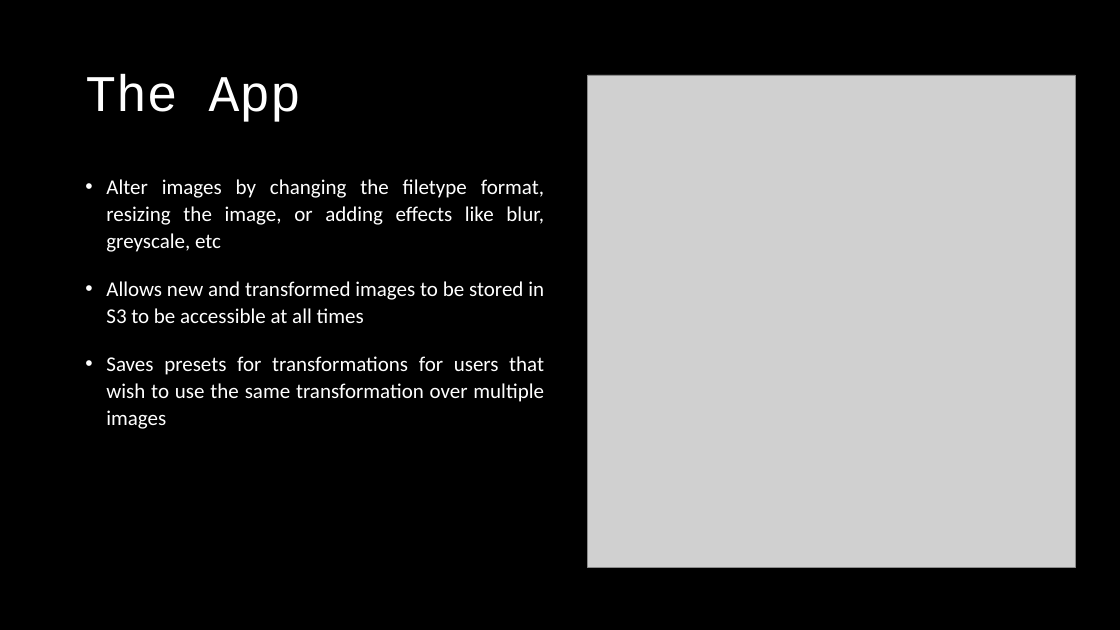
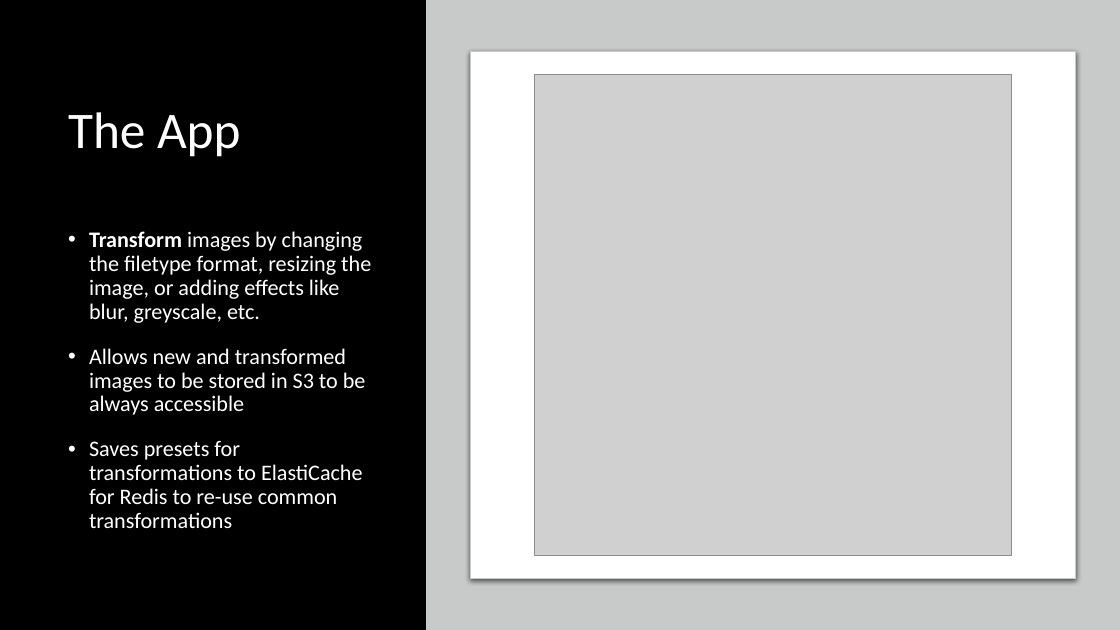
Before and after one commit to notallheroeswearcapes/picpro, a slide deck: slide 2 of Demo Slides.pptx. Drawn at 1120x630 pixels with LibreOffice and Linux fonts; fonts in the diff are those of the drawing; grey boxes stand for pictures. Boxes give left, top, right and bottom in pixels: in the first picture for what was removed or moved away, otherwise in the second. Text is boxed around its words. In the diff, an @@ line names an element or a change of style, - is before the commit and + after.

```diff
--- a/Demo Slides.pptx
+++ b/Demo Slides.pptx
@@ rectangle added at [426,0,1120,630], fill #C8CACA @@
@@ title "The App": place and size @@
-title "The App" at [85,73,301,122]
+title "The App" at [68,112,241,157]
@@ title "The App" at [68,112,241,157]: font Courier New to Calibri @@
@@ rounded rectangle added at [471,51,1075,579], fill #FFFFFF, outline #C8CACA 0.75 pt @@
@@ picture: place and size @@
-picture at [588,75,1076,567]
+picture at [535,74,1012,555]
@@ text at [89,231,371,528]: text changed; size 18 to 19 pt @@
-• Alter images by changing the filetype format, resizing the image, or adding effects like blur, greyscale, etc
-• Allows new and transformed images to be stored in S3 to be accessible at all times
-• Saves presets for transformations for users that wish to use the same transformation over multiple images
+• Transform images by changing the filetype format, resizing the image, or adding effects like blur, greyscale, etc.
+• Allows new and transformed images to be stored in S3 to be always accessible
+• Saves presets for transformations to ElastiCache for Redis to re-use common transformations
```
Also in this commit, not shown: 3 other slides changed, 1 slide removed.
